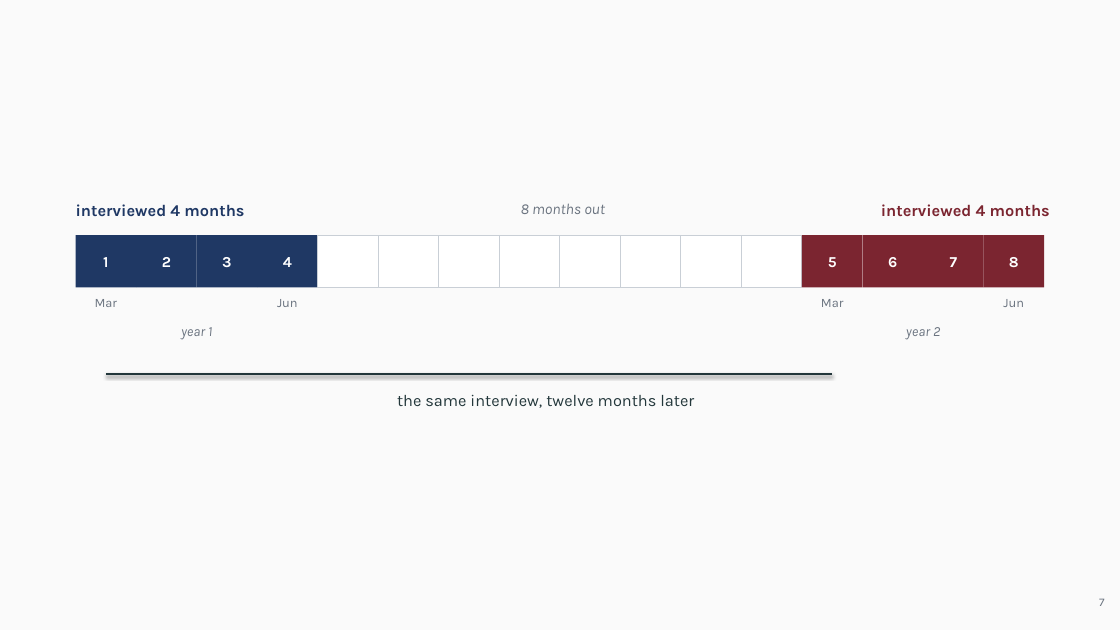
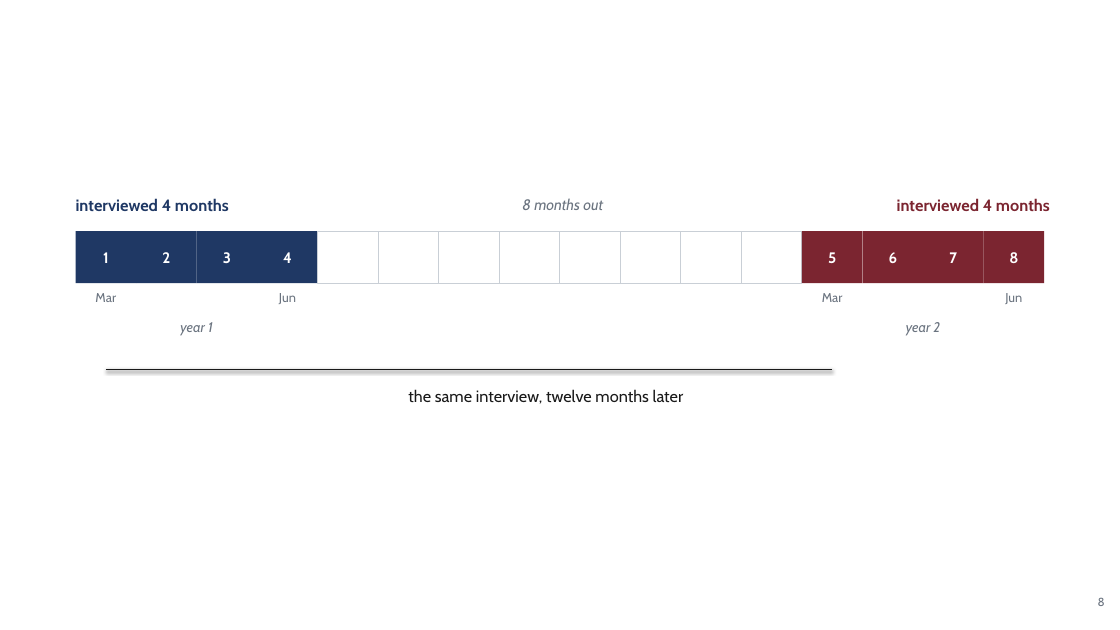
Before and after one commit to jedr1-ship-it/Alternative-Pathways----Quant, a slide deck: slide 8 of report/data_cluster/Proyect_US_cluster.pptx (slide 7 before the commit). Drawn at 1120x630 pixels with LibreOffice and Linux fonts; fonts in the diff are those of the drawing. Boxes give left, top, right and bottom in pixels: in the first picture for what was removed or moved away, otherwise in the second. Text is boxed around its words. In the diff, an @@ line names an element or a change of style, - is before the commit and + after.

```diff
--- a/report/data_cluster/Proyect_US_cluster.pptx
+++ b/report/data_cluster/Proyect_US_cluster.pptx
@@ background #FAFAFA to #FFFFFF @@
@@ font Karla to Cabin in 17 elements at (76, 198, 229, 211), (522, 198, 603, 210), (897, 198, 1050, 211), (76, 231, 136, 283), (136, 231, 197, 283), (197, 231, 257, 283), (257, 231, 318, 283), (802, 231, 863, 283), (863, 231, 923, 283), (923, 231, 984, 283), (984, 231, 1044, 283), (95, 293, 116, 302), (279, 293, 296, 304), (822, 293, 843, 302), (1005, 293, 1022, 304), (180, 322, 213, 336), (906, 322, 940, 336) @@
@@ 16 rectangles, 1 line: place and size @@
-16 rectangles, 1 line at (76, 235, 1044, 374)
+16 rectangles, 1 line at (76, 231, 1044, 370)
@@ line (106, 370) - (833, 370): stroke #23373B 1.4 pt to #1A1A1A 1.4 pt @@
@@ text "the same interview, twelve months ..." at (408, 389, 684, 404): font Karla to Cabin, text colour #23373B to #1A1A1A @@
@@ text at (1098, 598, 1105, 606): text changed; font Karla to Cabin @@
-7
+8
```
Also in this commit, not shown: 5 other slides changed, 37 slides added, 24 slides removed, 11 other files.
